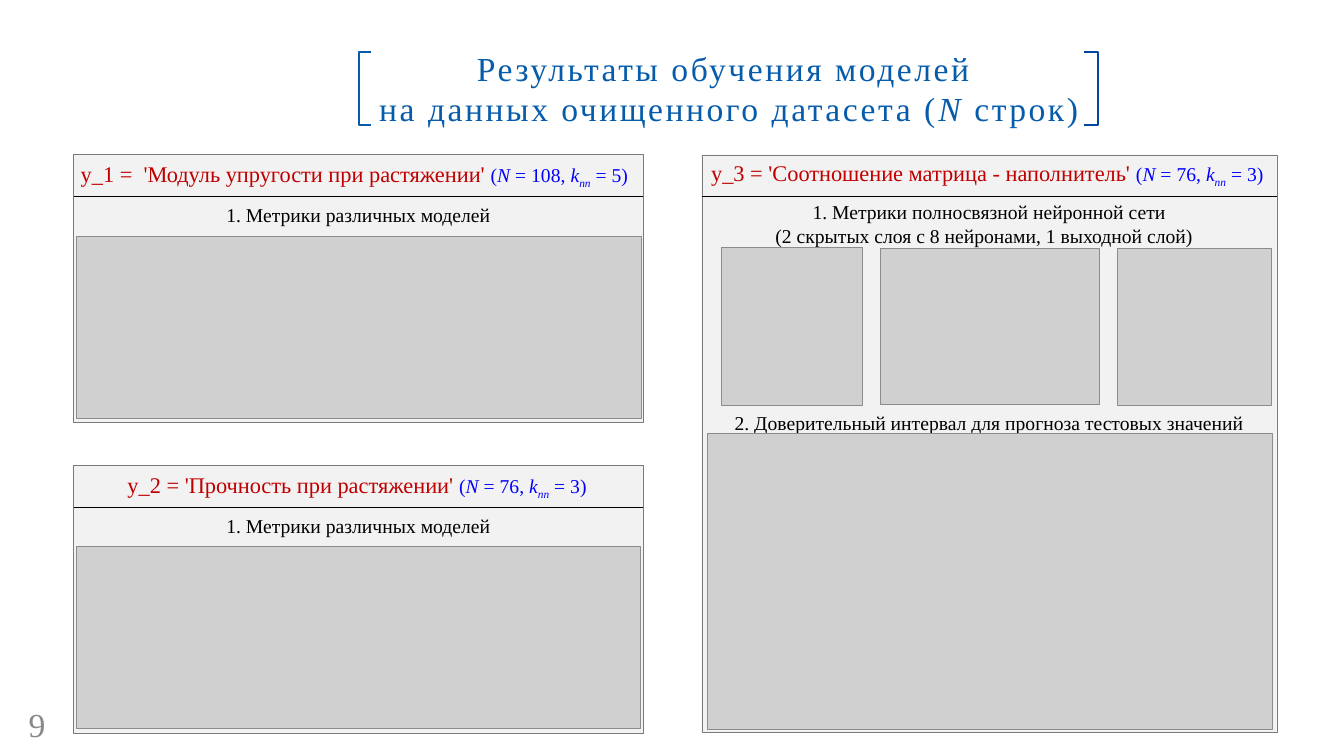
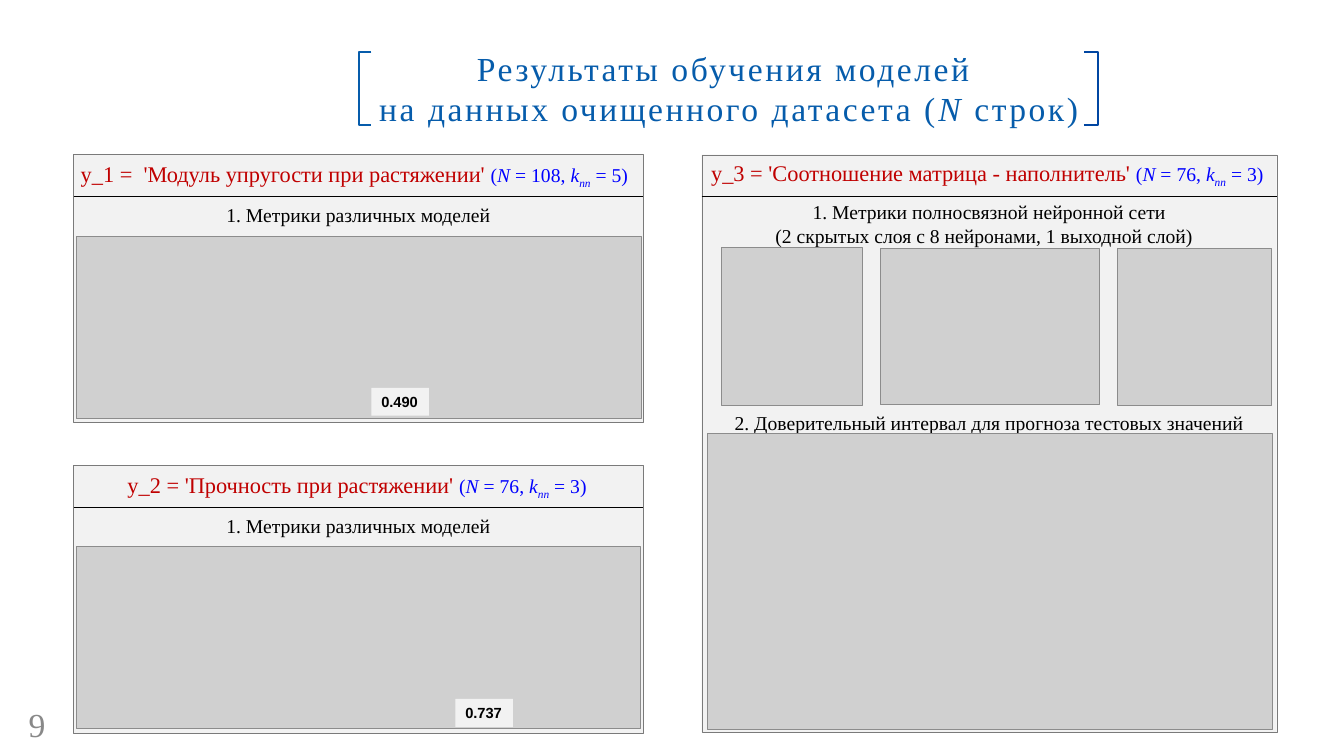
Before and after one commit to GorshkovAndrey/BMSTU, a slide deck: slide 9 of Для защиты ВКР/Презентация ВКР. Горшков А. В..pptx. Drawn at 1344x756 pixels with LibreOffice and Linux fonts; fonts in the diff are those of the drawing; grey boxes stand for pictures; background and template pictures are left out. Boxes give left, top, right and bottom in pixels: in the first picture for what was removed or moved away, otherwise in the second. Text is boxed around its words. In the diff, an @@ line names an element or a change of style, - is before the commit and + after.

```diff
--- a/Для защиты ВКР/Презентация ВКР. Горшков А. В..pptx
+++ b/Для защиты ВКР/Презентация ВКР. Горшков А. В..pptx
@@ rectangle added at [371, 388, 429, 416], fill #F2F2F2, 10.5 pt, text #000000, bold @@
+0.490
@@ rectangle added at [456, 699, 513, 727], fill #F2F2F2, 10.5 pt, text #000000, bold @@
+0.737
```
Also in this commit, not shown: 6 other slides changed.
